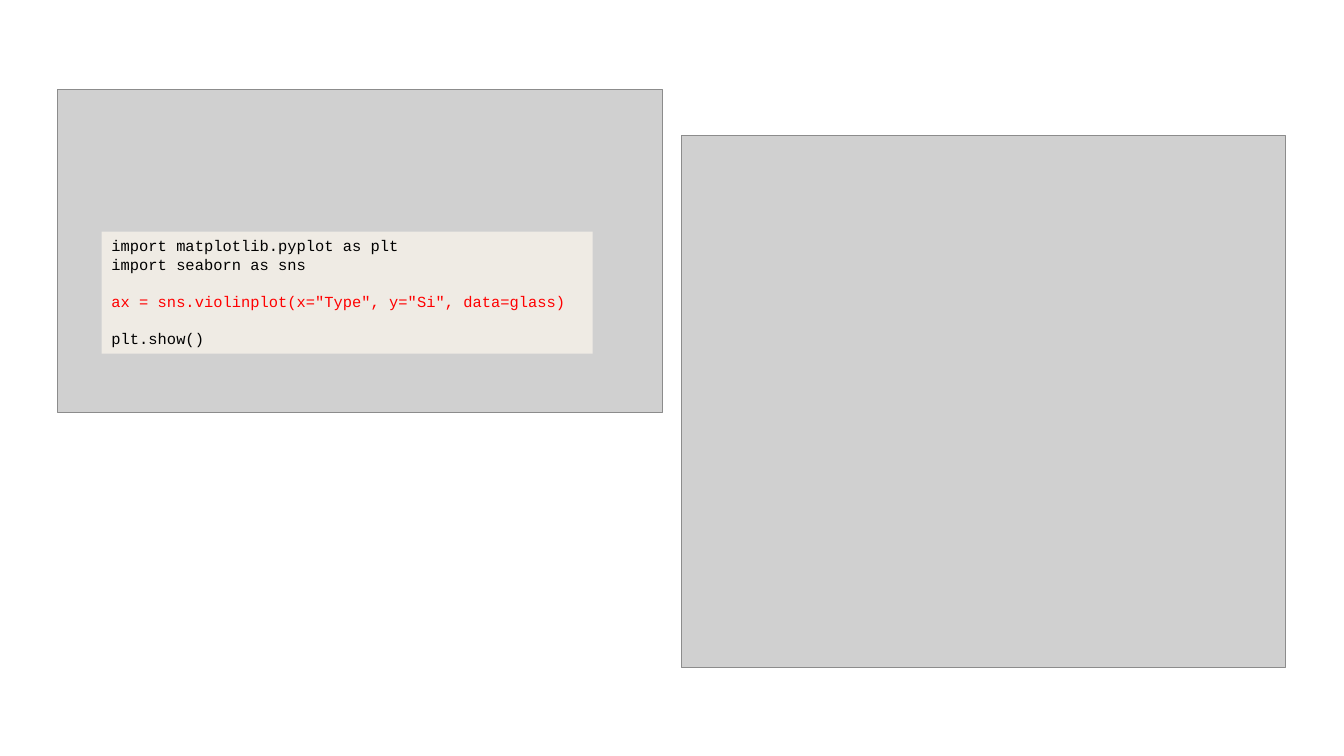
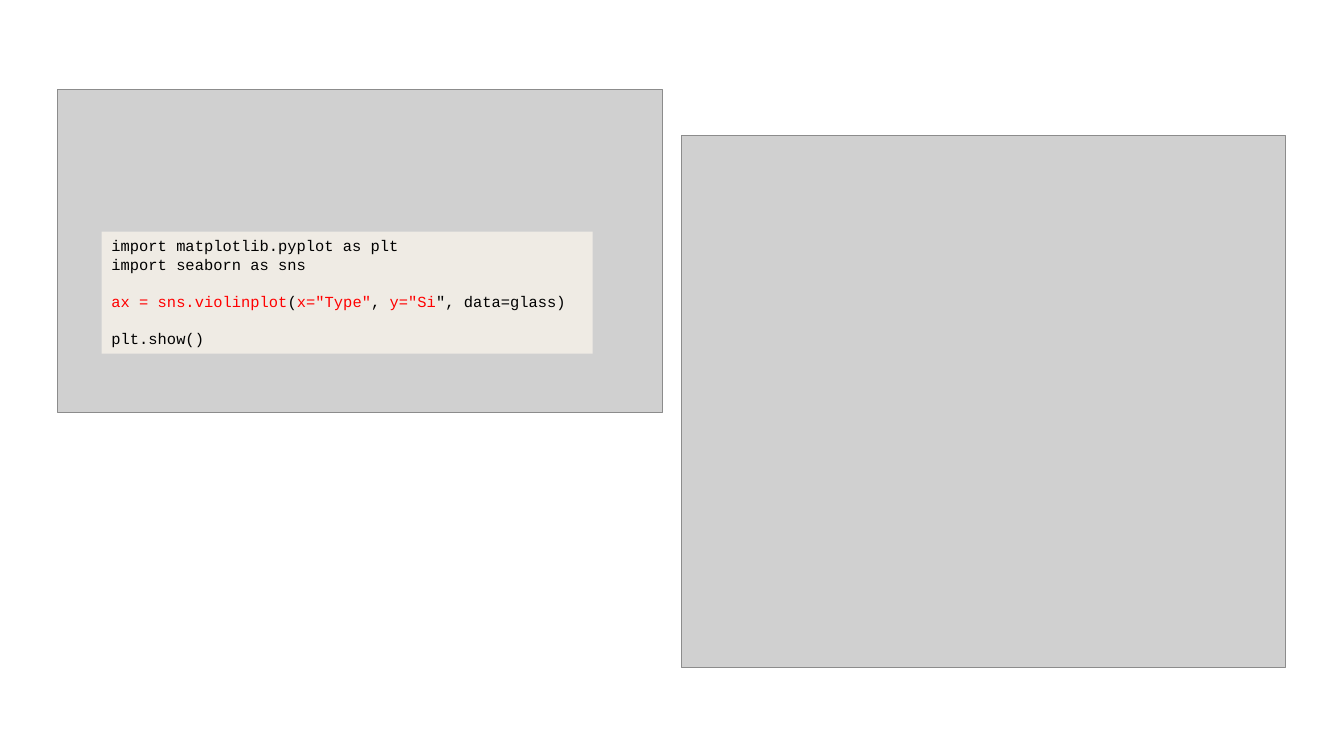
Before and after one commit to JNYH/DataCamp_Assessment, a slide deck: slide 8 of Statistical_Experimentation.pptx (slide 5 before the commit). Drawn at 1344x756 pixels with LibreOffice and Linux fonts; fonts in the diff are those of the drawing; grey boxes stand for pictures. Boxes give left, top, right and bottom in pixels: in the first picture for what was removed or moved away, otherwise in the second. Text is boxed around its words. In the diff, an @@ line names an element or a change of style, - is before the commit and + after.

Commit message:
DataCamp assessment questions

```diff
--- a/Statistical_Experimentation.pptx
+++ b/Statistical_Experimentation.pptx
@@ text in rectangle at [111,296,566,311]: text colour #FF0000 to #000000 in "sns.violinplot(x="Type", y="Si", data=glass)" @@
```
Also in this commit, not shown: 6 other slides changed, 10 slides added, 1 slide removed, 1 other file.
